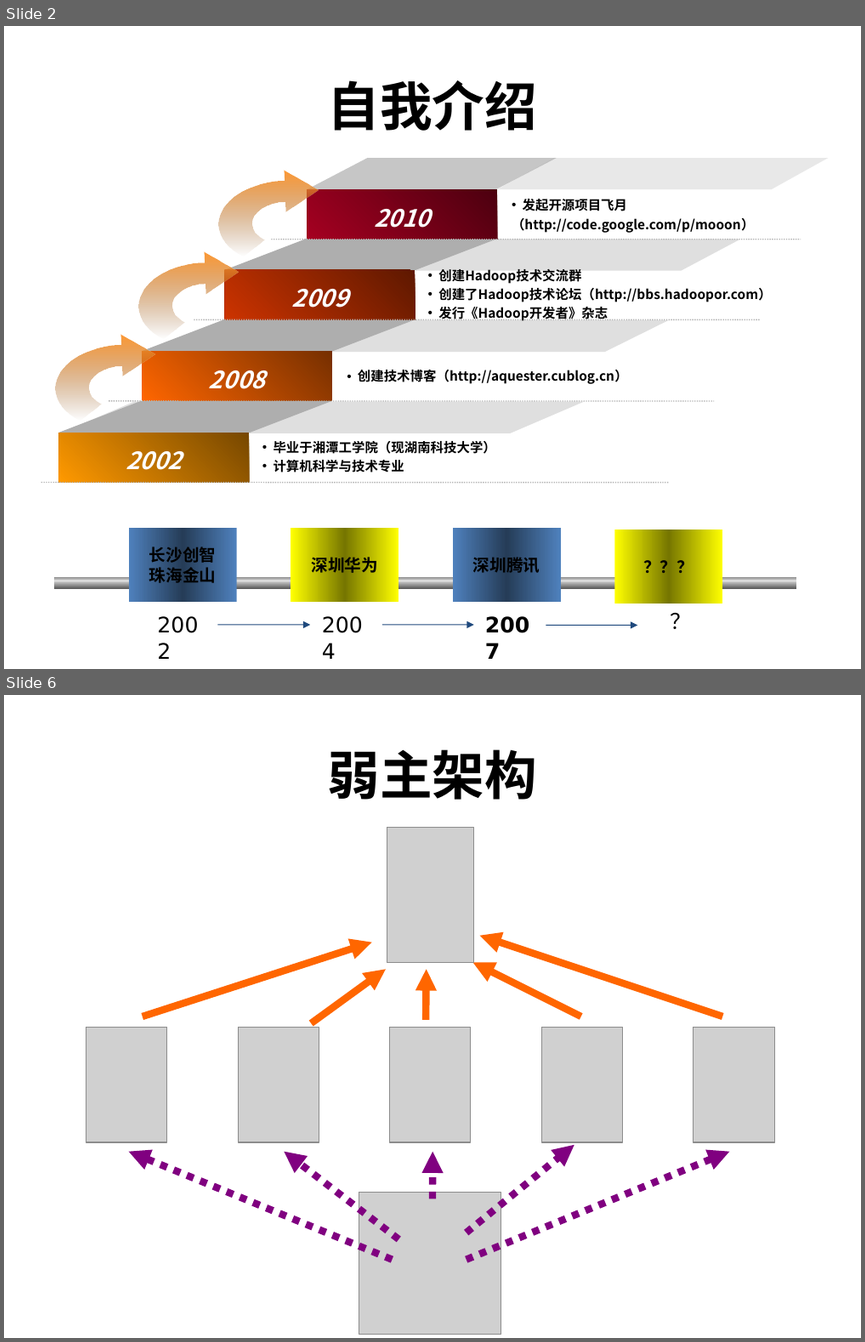
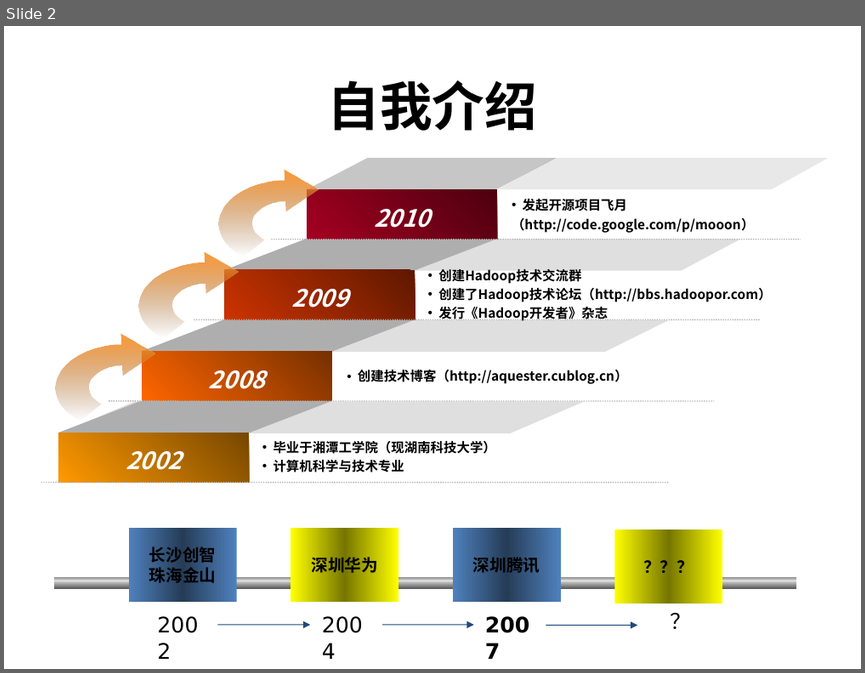
Before and after one commit to shtzr840329/mooon, a slide deck: applications/lightfs/doc/lightFS-牺牲强一致性获得超高可用性和可靠性的磁盘级轻量分布式文件系统.ppt. Shown one above the other, each under a label of ours: slides 2 and 6 before the commit, slide 2 after it; the slides between them are not shown. The pictures are 865x1342 and 865x673 pixels, drawn with LibreOffice and Linux fonts; fonts in the diff are those of the drawing; grey boxes stand for pictures. Boxes give left, top, right and bottom in pixels: in the first picture for what was removed or moved away, otherwise in the second. Text is boxed around its words. In the diff, an @@ line names an element or a change of style, - is before the commit and + after.

```diff
--- a/applications/lightfs/doc/lightFS-牺牲强一致性获得超高可用性和可靠性的磁盘级轻量分布式文件系统.ppt
+++ b/applications/lightfs/doc/lightFS-牺牲强一致性获得超高可用性和可靠性的磁盘级轻量分布式文件系统.ppt
@@ slide 6 removed at [4, 695, 861, 1338], background #FFFFFF @@
@@ title removed at [328, 749, 537, 800] @@
-弱主架构
@@ picture removed at [387, 828, 473, 962] @@
@@ arrow removed from (142, 1016) to (371, 941) @@
@@ arrow removed from (723, 1016) to (479, 936) @@
@@ arrow removed from (311, 1023) to (386, 970) @@
@@ arrow removed from (426, 1020) to (426, 970) @@
@@ arrow removed from (580, 1016) to (472, 962) @@
@@ picture removed at [86, 1027, 167, 1142] @@
@@ picture removed at [238, 1027, 318, 1142] @@
@@ picture removed at [390, 1027, 470, 1142] @@
@@ picture removed at [541, 1027, 622, 1142] @@
@@ picture removed at [693, 1027, 774, 1142] @@
@@ arrow removed from (392, 1259) to (128, 1151) @@
@@ arrow removed from (399, 1239) to (284, 1151) @@
@@ arrow removed from (432, 1199) to (432, 1151) @@
@@ arrow removed from (466, 1232) to (574, 1145) @@
@@ arrow removed from (466, 1259) to (730, 1151) @@
@@ picture removed at [359, 1192, 501, 1333] @@
```
Also in this commit, not shown: 10 other slides changed, 10 slides added, 14 other slides removed.
